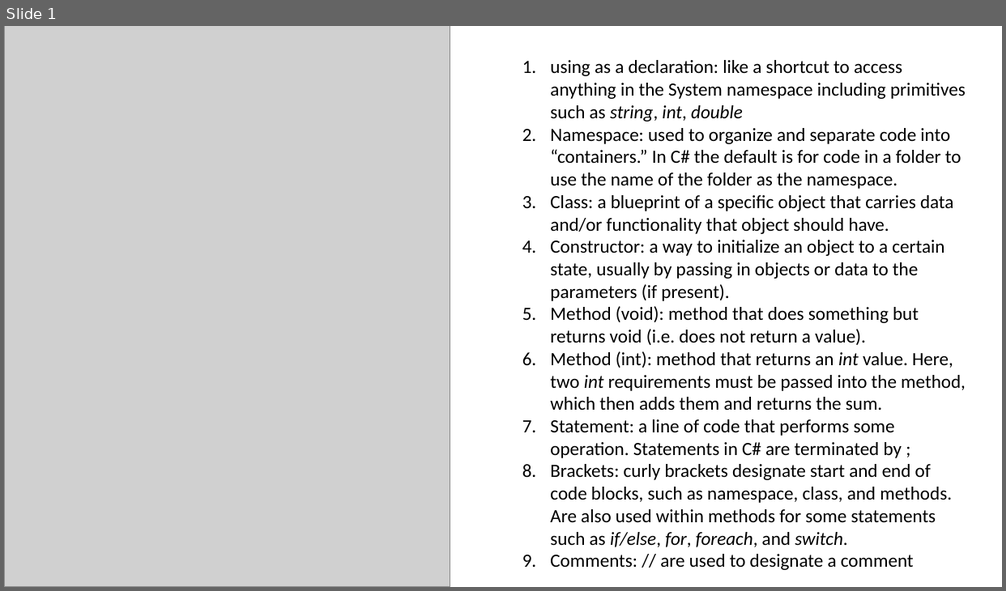
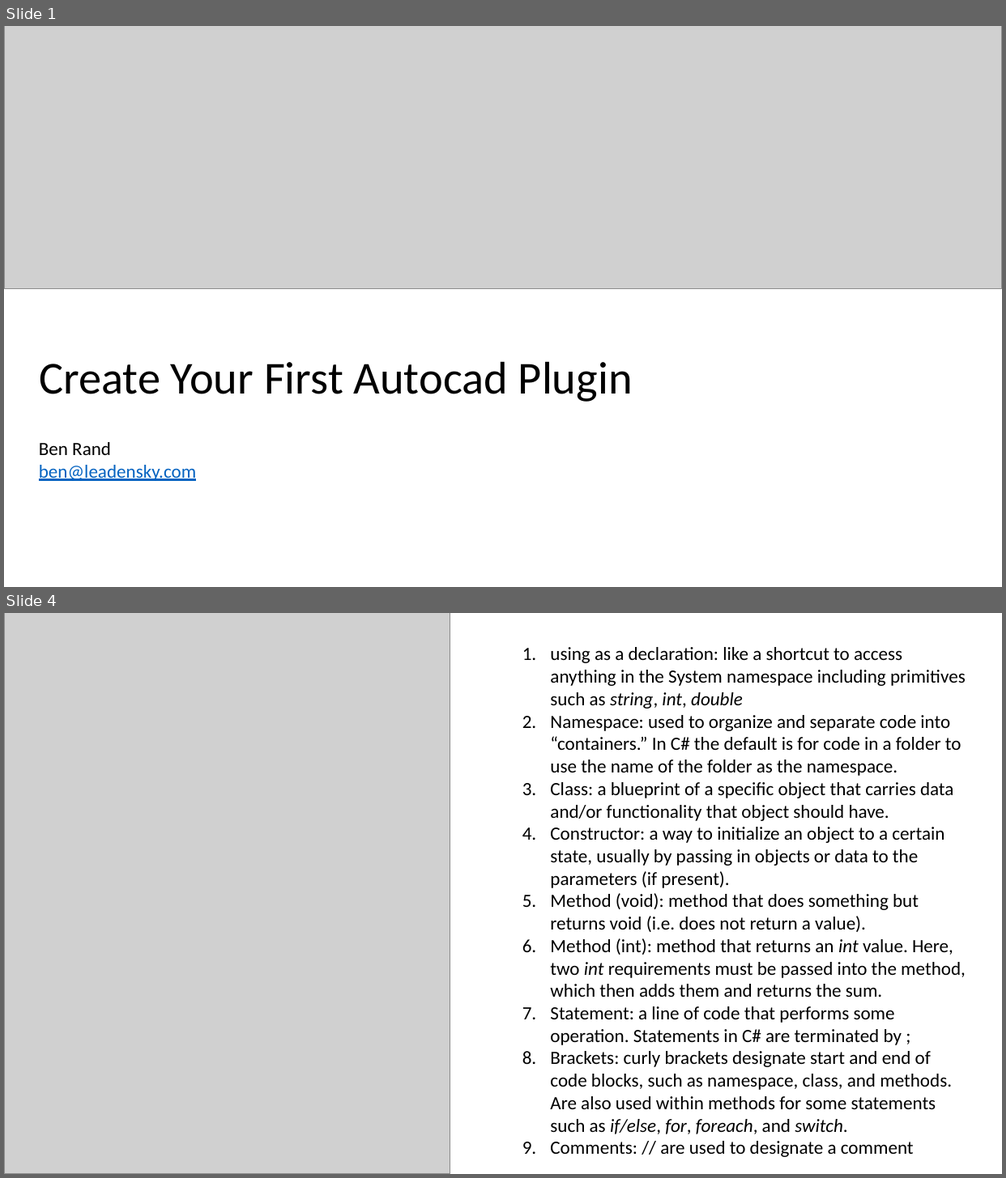
Before and after one commit to 15831944/PowerLaunch2020_FirstPlugin, a slide deck: Plugin Presentation.pptx. Shown one above the other, each under a label of ours: slide 1 before the commit, slides 1 and 4 after it; the slides between them are not shown. The pictures are 1006x591 and 1006x1178 pixels, drawn with LibreOffice and Linux fonts; fonts in the diff are those of the drawing; grey boxes stand for pictures. Boxes give left, top, right and bottom in pixels: in the first picture for what was removed or moved away, otherwise in the second. Text is boxed around its words. In the diff, an @@ line names an element or a change of style, - is before the commit and + after.

```diff
--- a/Plugin Presentation.pptx
+++ b/Plugin Presentation.pptx
@@ slide 1 added at [4,26,1002,587], background #FFFFFF @@
@@ picture added at [4,26,1002,288] @@
@@ title added at [39,361,633,402], 44 pt, text #000000 @@
+Create Your First Autocad Plugin
@@ text added at [39,442,196,481], 18 pt, text #0563C1, underline @@
+Ben Rand
+ben@leadensky.com
@@ what was slide 1 is now slide 4 @@
```
Also in this commit, not shown: 2 other slides added.
